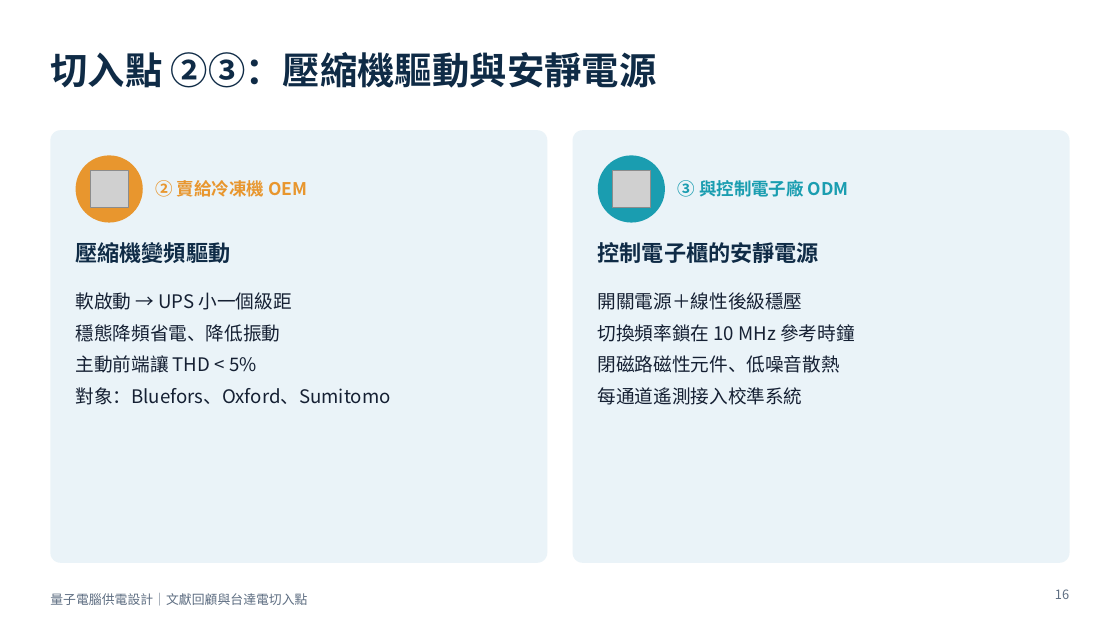
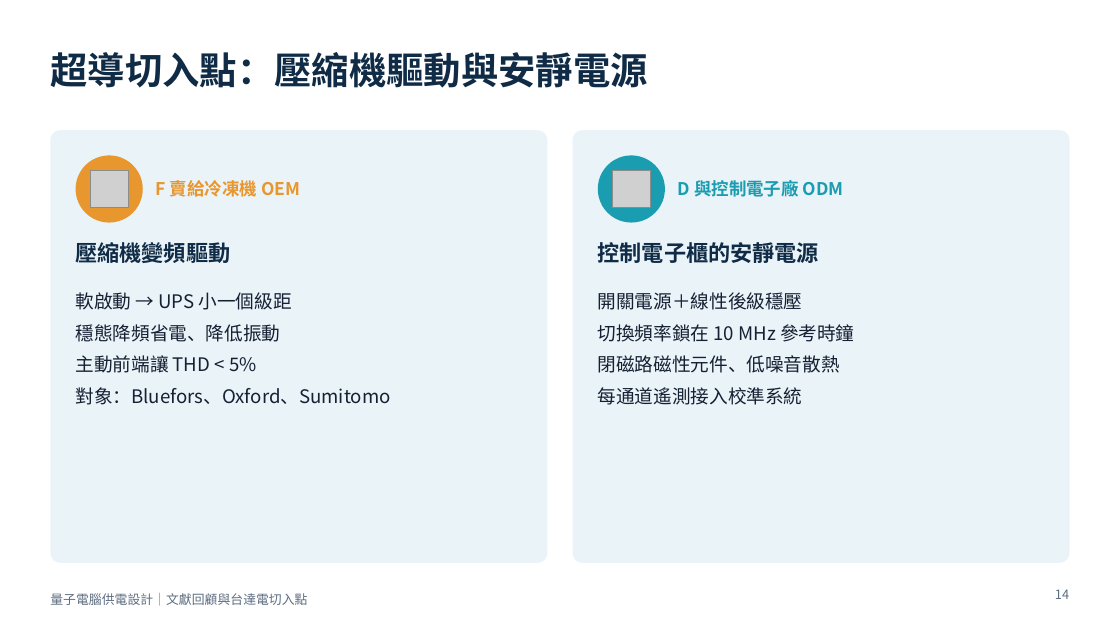
Before and after one commit to pcpcchen-coder/QuantumComputing, a slide deck: slide 14 of slides/output/qc-power-supply-delta.pptx (slide 16 before the commit). Drawn at 1120x630 pixels with LibreOffice and Linux fonts; fonts in the diff are those of the drawing; grey boxes stand for pictures. Boxes give left, top, right and bottom in pixels: in the first picture for what was removed or moved away, otherwise in the second. Text is boxed around its words. In the diff, an @@ line names an element or a change of style, - is before the commit and + after.

```diff
--- a/slides/output/qc-power-supply-delta.pptx
+++ b/slides/output/qc-power-supply-delta.pptx
@@ title at [50, 52, 648, 88]: text changed @@
-切入點 ②③：壓縮機驅動與安靜電源
+超導切入點：壓縮機驅動與安靜電源
@@ text at [155, 180, 300, 197]: text changed @@
-② 賣給冷凍機 OEM
+F 賣給冷凍機 OEM
@@ text at [678, 180, 844, 197]: text changed @@
-③ 與控制電子廠 ODM
+D 與控制電子廠 ODM
@@ page number at [1055, 589, 1069, 599]: text changed @@
-16
+14
```
Also in this commit, not shown: 6 other slides changed, 20 slides added, 4 slides removed, 5 other files.
